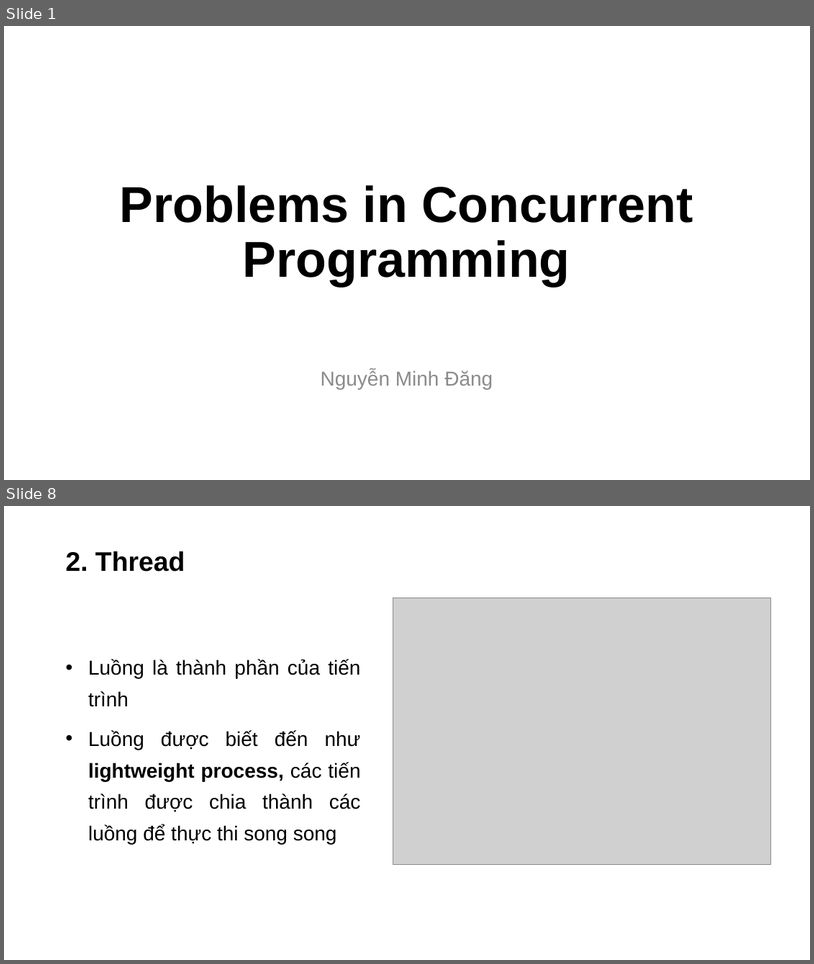
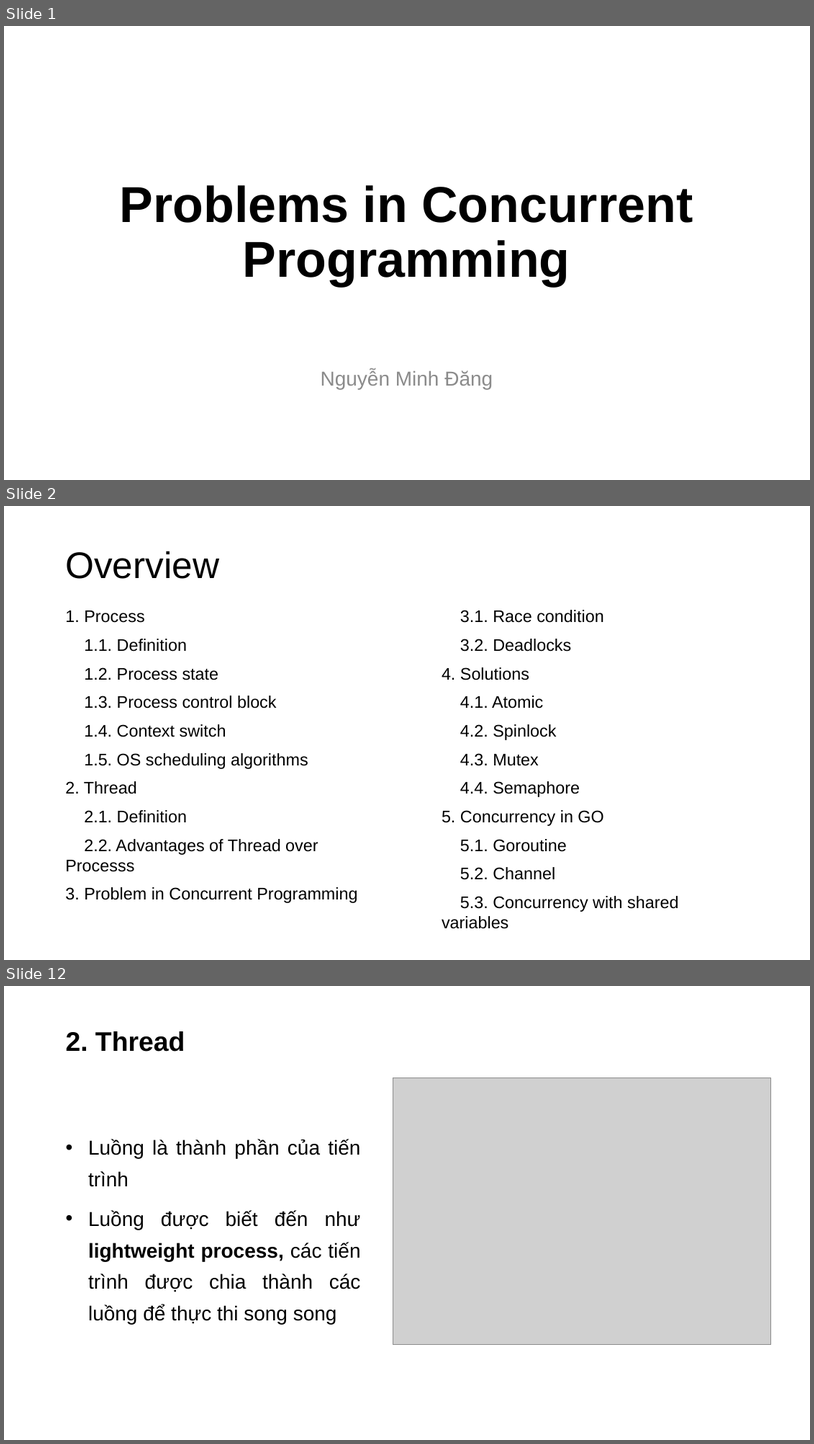
Before and after one commit to dangnm9699/Learn-Golang, a slide deck: Problem and Solution in Concurrency.pptx. Shown one above the other, each under a label of ours: slides 1 and 8 before the commit, slides 1, 2 and 12 after it; the slides between them are not shown. The pictures are 814x964 and 814x1444 pixels, drawn with LibreOffice and Linux fonts; fonts in the diff are those of the drawing; grey boxes stand for pictures. Boxes give left, top, right and bottom in pixels: in the first picture for what was removed or moved away, otherwise in the second. Text is boxed around its words. In the diff, an @@ line names an element or a change of style, - is before the commit and + after.

```diff
--- a/Problem and Solution in Concurrency.pptx
+++ b/Problem and Solution in Concurrency.pptx
@@ slide 2 added at [4, 506, 810, 960], background #FFFFFF @@
@@ title added at [65, 551, 219, 579], 44 pt, text #000000 @@
+Overview
@@ text added at [65, 610, 358, 903], 20 pt, text #000000 @@
+1. Process
+1.1. Definition
+1.2. Process state
+1.3. Process control block
+1.4. Context switch
+1.5. OS scheduling algorithms
+2. Thread
+2.1. Definition
+2.2. Advantages of Thread over Processs
+3. Problem in Concurrent Programming
@@ text added at [442, 610, 679, 929], 20 pt, text #000000 @@
+3.1. Race condition
+3.2. Deadlocks
+4. Solutions
+4.1. Atomic
+4.2. Spinlock
+4.3. Mutex
+4.4. Semaphore
+5. Concurrency in GO
+5.1. Goroutine
+5.2. Channel
+5.3. Concurrency with shared variables
@@ what was slide 8 is now slide 12 @@
```
Also in this commit, not shown: 6 slides changed, 13 other slides added, 2 slides removed, 1 other file.
